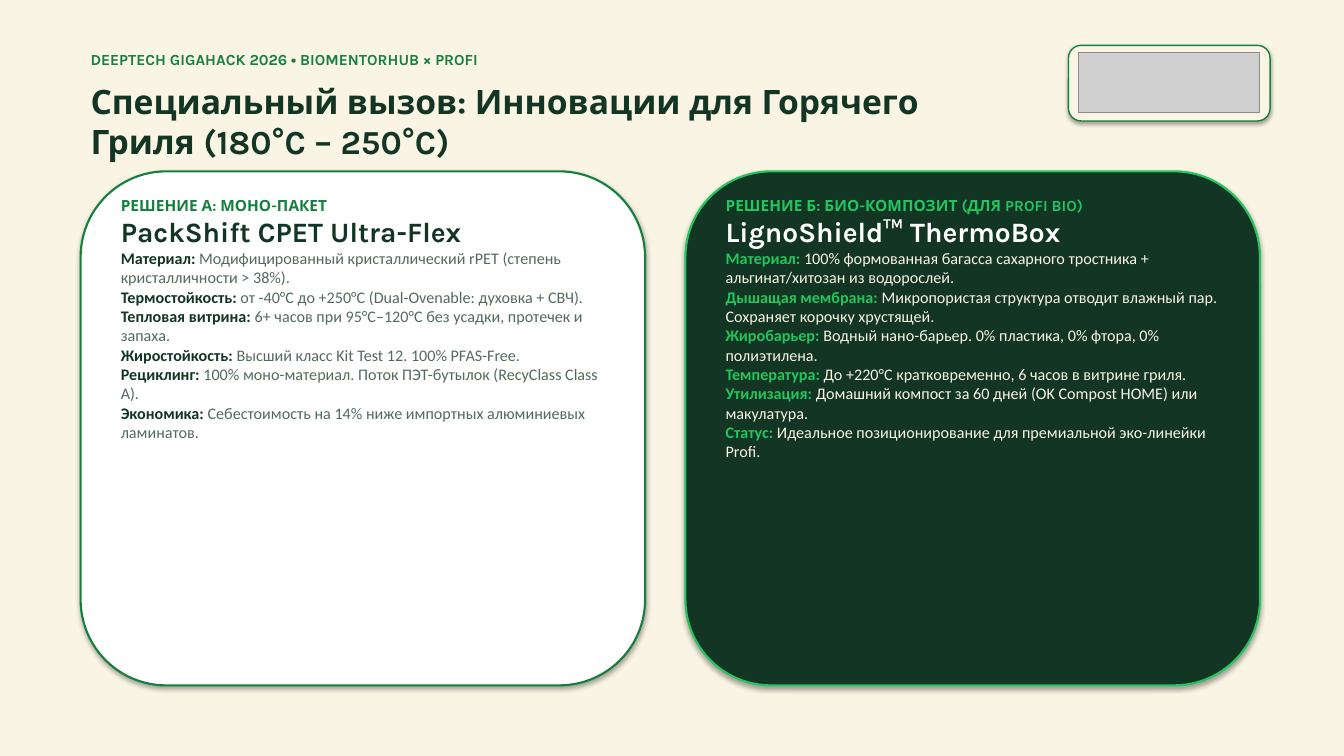
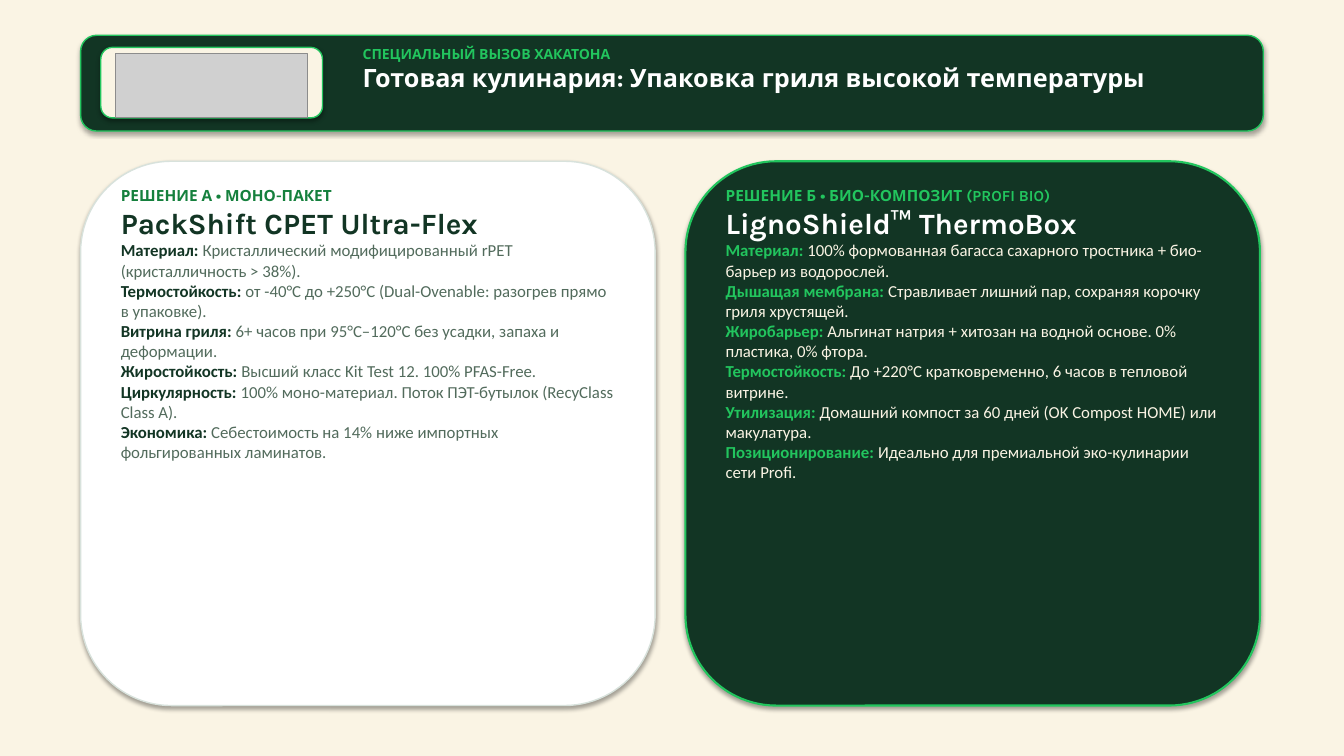
Before and after one commit to lisqrn/Hackaton-202636, a slide deck: slide 3 of PackShift_Profi_Gigahack2026.pptx. Drawn at 1344x756 pixels with LibreOffice and Linux fonts; fonts in the diff are those of the drawing; grey boxes stand for pictures. Boxes give left, top, right and bottom in pixels: in the first picture for what was removed or moved away, otherwise in the second. Text is boxed around its words. In the diff, an @@ line names an element or a change of style, - is before the commit and + after.

Commit message:
style: overhaul presentation and slide deck to 100% match website visual styling and butter-pine brand identity

```diff
--- a/PackShift_Profi_Gigahack2026.pptx
+++ b/PackShift_Profi_Gigahack2026.pptx
@@ rounded rectangle added at box(81, 35, 1263, 131), fill #123524, outline #22C55E 1 pt @@
@@ text removed at box(91, 55, 478, 65) @@
-DEEPTECH GIGAHACK 2026 • BIOMENTORHUB × PROFI
@@ rounded rectangle added at box(101, 47, 323, 118), fill #FAF4E4, outline #22C55E 1 pt @@
@@ picture: place and size @@
-picture at box(1079, 52, 1260, 113)
+picture at box(116, 53, 308, 117)
@@ text added at box(363, 45, 1145, 93), 18 pt, text #FFFFFF, bold @@
+СПЕЦИАЛЬНЫЙ ВЫЗОВ ХАКАТОНА
+Готовая кулинария: Упаковка гриля высокой температуры
@@ rounded rectangle removed at box(1069, 45, 1270, 121) @@
@@ text removed at box(91, 87, 919, 162) @@
-Специальный вызов: Инновации для Горячего Гриля (180°C – 250°C)
@@ rounded rectangle: place and size @@
-rounded rectangle at box(81, 171, 645, 686)
+rounded rectangle at box(81, 161, 655, 706)
@@ rounded rectangle at box(81, 161, 655, 706): outline #15803D 1.5 pt to #D8E2DC 1 pt @@
@@ rounded rectangle: place and size @@
-rounded rectangle at box(686, 171, 1260, 686)
+rounded rectangle at box(686, 161, 1260, 706)
@@ text "РЕШЕНИЕ А • МОНО-ПАКЕТ": place and size @@
-text "РЕШЕНИЕ А • МОНО-ПАКЕТ" at box(121, 200, 598, 438)
+text "РЕШЕНИЕ А • МОНО-ПАКЕТ" at box(121, 190, 613, 461)
@@ text at box(121, 190, 332, 201): text changed @@
-РЕШЕНИЕ А: МОНО-ПАКЕТ
+РЕШЕНИЕ А • МОНО-ПАКЕТ
@@ text "РЕШЕНИЕ Б • БИО-КОМПОЗИТ (PROFI ...": place and size @@
-text "РЕШЕНИЕ Б • БИО-КОМПОЗИТ (PROFI ..." at box(726, 199, 1218, 457)
+text "РЕШЕНИЕ Б • БИО-КОМПОЗИТ (PROFI ..." at box(726, 189, 1217, 478)
@@ text at box(726, 189, 1050, 203): text changed @@
-РЕШЕНИЕ Б: БИО-КОМПОЗИТ (ДЛЯ PROFI BIO)
+РЕШЕНИЕ Б • БИО-КОМПОЗИТ (PROFI BIO)
@@ text at box(121, 244, 607, 360): text changed; size 11.5 to 12 pt @@
-Материал: Модифицированный кристаллический rPET (степень кристалличности > 38%).
-Термостойкость: от -40°C до +250°C (Dual-Ovenable: духовка + СВЧ).
-Тепловая витрина: 6+ часов при 95°C–120°C без усадки, протечек и запаха.
+Материал: Кристаллический модифицированный rPET (кристалличность > 38%).
+Термостойкость: от -40°C до +250°C (Dual-Ovenable: разогрев прямо в упаковке).
+Витрина гриля: 6+ часов при 95°C–120°C без усадки, запаха и деформации.
@@ text at box(726, 244, 1202, 401): text changed; size 11.5 to 12 pt @@
-Материал: 100% формованная багасса сахарного тростника + альгинат/хитозан из водорослей.
-Дышащая мембрана: Микропористая структура отводит влажный пар. Сохраняет корочку хрустящей.
-Жиробарьер: Водный нано-барьер. 0% пластика, 0% фтора, 0% полиэтилена.
-Температура: До +220°C кратковременно, 6 часов в витрине гриля.
+Материал: 100% формованная багасса сахарного тростника + био-барьер из водорослей.
+Дышащая мембрана: Стравливает лишний пар, сохраняя корочку гриля хрустящей.
+Жиробарьер: Альгинат натрия + хитозан на водной основе. 0% пластика, 0% фтора.
+Термостойкость: До +220°C кратковременно, 6 часов в тепловой витрине.
@@ text at box(121, 386, 613, 461): text changed; size 11.5 to 12 pt @@
-Рециклинг: 100% моно-материал. Поток ПЭТ-бутылок (RecyClass Class A).
-Экономика: Себестоимость на 14% ниже импортных алюминиевых ламинатов.
+Циркулярность: 100% моно-материал. Поток ПЭТ-бутылок (RecyClass Class A).
+Экономика: Себестоимость на 14% ниже импортных фольгированных ламинатов.
@@ text at box(121, 365, 536, 380): size 20 to 21 pt in "PackShift CPET Ultra-Flex"; size 11.5 to 12 pt in "Жиростойкость: Высший класс Kit Test 12. 100% ..." @@
@@ text at box(726, 406, 1217, 441): size 20 to 21 pt in "LignoShield™ ThermoBox"; size 11.5 to 12 pt in "Утилизация: Домашний компост за 60 дней (OK ..." @@
@@ text at box(726, 446, 1188, 478): text changed; size 11.5 to 12 pt @@
-Статус: Идеальное позиционирование для премиальной эко-линейки Profi.
+Позиционирование: Идеально для премиальной эко-кулинарии сети Profi.
```
Also in this commit, not shown: 7 other slides changed, 4 other files.
